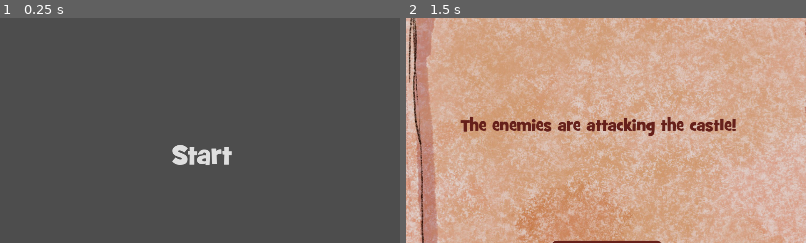
Above: before the commit, frames 1-2 (left to right).
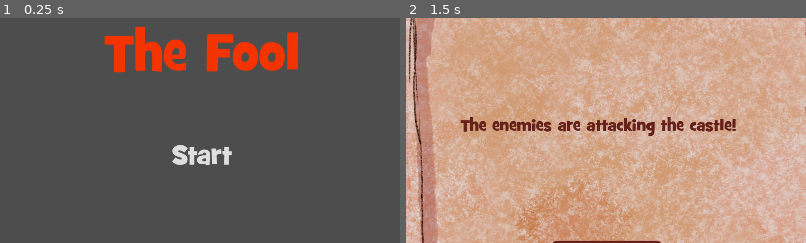
Above: after the commit, the same moments.

Repository: P-Wallis/GGJ-2024
Game: Godot game, scene res://Scenes/startscreen.tscn
The game is run twice, just before and just after one commit, with the same random seed, the same clock (stepped at 60 frames per second) and the same inputs.
Inputs:
- Up to frame 1 (0.25 s): no input
- Up to frame 2 (1.5 s): click "Start" at 0.5 s; click "Start" at 1.25 s
The pictures show only the part of the screen within x 25-75%, y 19-69%; the shares and areas given below are measured in that part.

The runs differ from the first frame. In frame 1, 4.6% of the frame differs, in the area x 26-75%, y 3-25%; in frame 2, nothing differs.

Commit message:
Add title

Diff:
--- a/Scenes/startscreen.tscn
+++ b/Scenes/startscreen.tscn
@@ -1,9 +1,11 @@
-[gd_scene load_steps=4 format=3 uid="uid://d1asvb31lnw55"]
+[gd_scene load_steps=5 format=3 uid="uid://d1asvb31lnw55"]
 
 [ext_resource type="FontFile" uid="uid://dd7gumdjab30j" path="res://Assets/Fonts/GRILLEDCHEESE_BTN.TTF" id="1_gmex8"]
 [ext_resource type="Script" path="res://Scenes/StartButton.gd" id="2_8f7rs"]
 
 [sub_resource type="Theme" id="Theme_kubys"]
+
+[sub_resource type="Theme" id="Theme_kwp86"]
 
 [node name="Main" type="Node2D"]
 
@@ -39,4 +41,26 @@
 script = ExtResource("2_8f7rs")
 levelParent = NodePath("../../../Level")
 
+[node name="RichTextLabel" type="RichTextLabel" parent="CanvasLayer/Control"]
+clip_contents = false
+custom_minimum_size = Vector2(500, 200)
+layout_mode = 1
+anchors_preset = 8
+anchor_left = 0.5
+anchor_top = 0.5
+anchor_right = 0.5
+anchor_bottom = 0.5
+offset_left = -20.0
+offset_top = -242.0
+offset_right = 20.0
+offset_bottom = -202.0
+grow_horizontal = 2
+grow_vertical = 2
+theme = SubResource("Theme_kwp86")
+theme_override_colors/default_color = Color(0.956863, 0.203922, 0, 1)
+theme_override_fonts/normal_font = ExtResource("1_gmex8")
+theme_override_font_sizes/normal_font_size = 128
+bbcode_enabled = true
+text = "[center]The Fool[/center]"
+
 [node name="Level" type="Node" parent="."]
